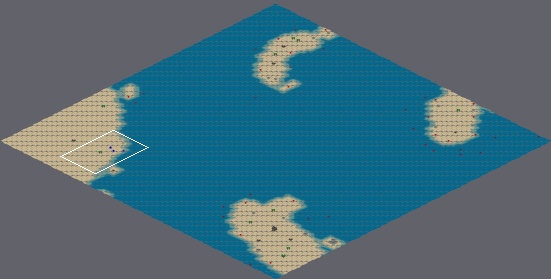
Tiled map, stored at Project II Game/Game/maps/Mapa definitivo.tmx. The picture above shows the old version from afar; the outline marks the close-up.
Close-up. Before the edit:
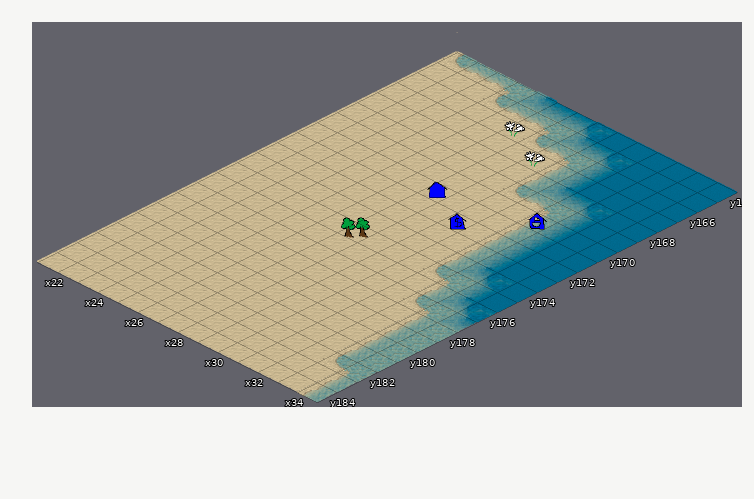
Cells are 64x32 px. Isometric: x runs down to the right, y down to the left. Shown: x 21..34, y 164..184.
Once edited:
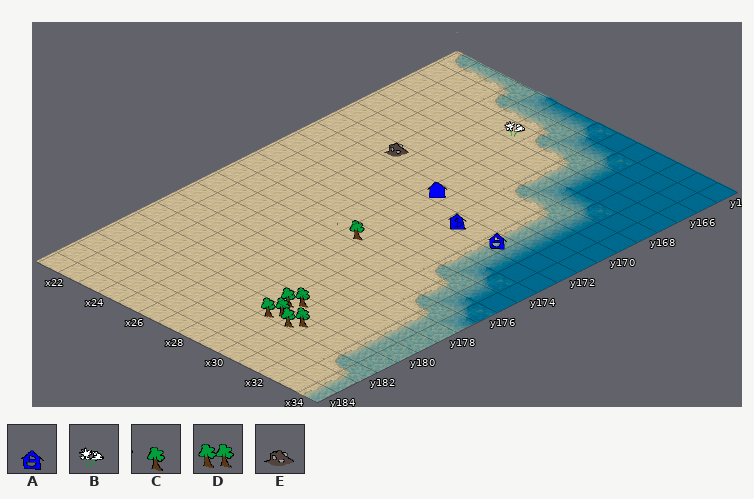
Key: from "Entities": A 8 "boathouse", B 16 "all cotton", C 19 "all wood", D 20 "all wood", E 24 "all metal".
_ is an empty cell, . an unchanged one.
Changes in this commit:
--- layer "Entities"
@@ x 28..28 @@
-167 B
+167 _
@@ x 24..31 @@
-170 _......A
+170 E......_
@@ x 31..31 @@
-172 _
+172 A
@@ x 27..27 @@
-175 D
+175 C
@@ x 29..30 @@
-180 _.
-181 __
+180 D.
+181 DD
Where, in picture pixels (left, top, right, bottom), the same in both close-ups:
added: (384, 142, 409, 157)
removed: (524, 151, 545, 167)
changed: (487, 213, 547, 250)
changed: (337, 217, 370, 240)
added: (261, 287, 310, 328)
